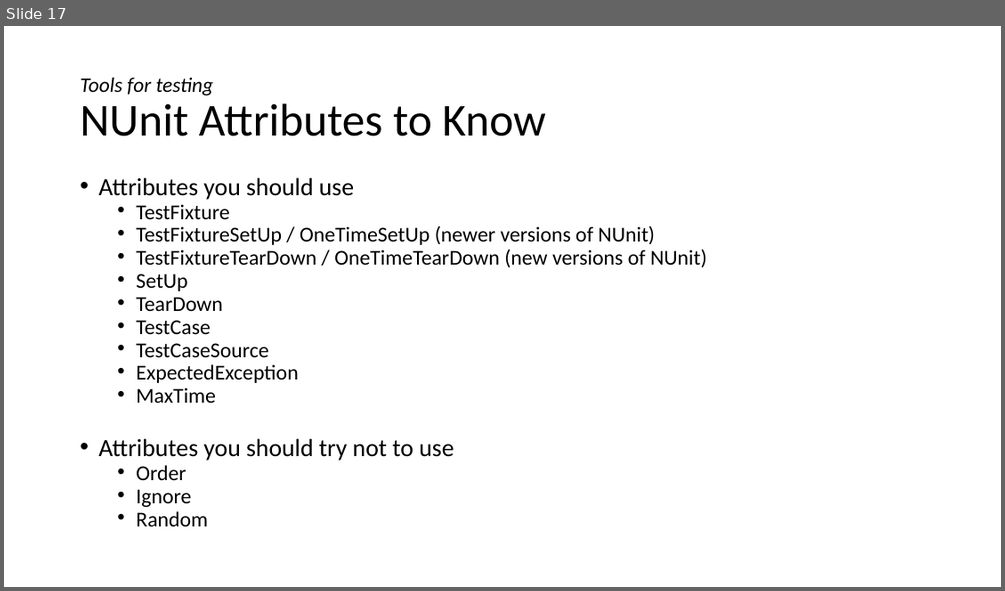
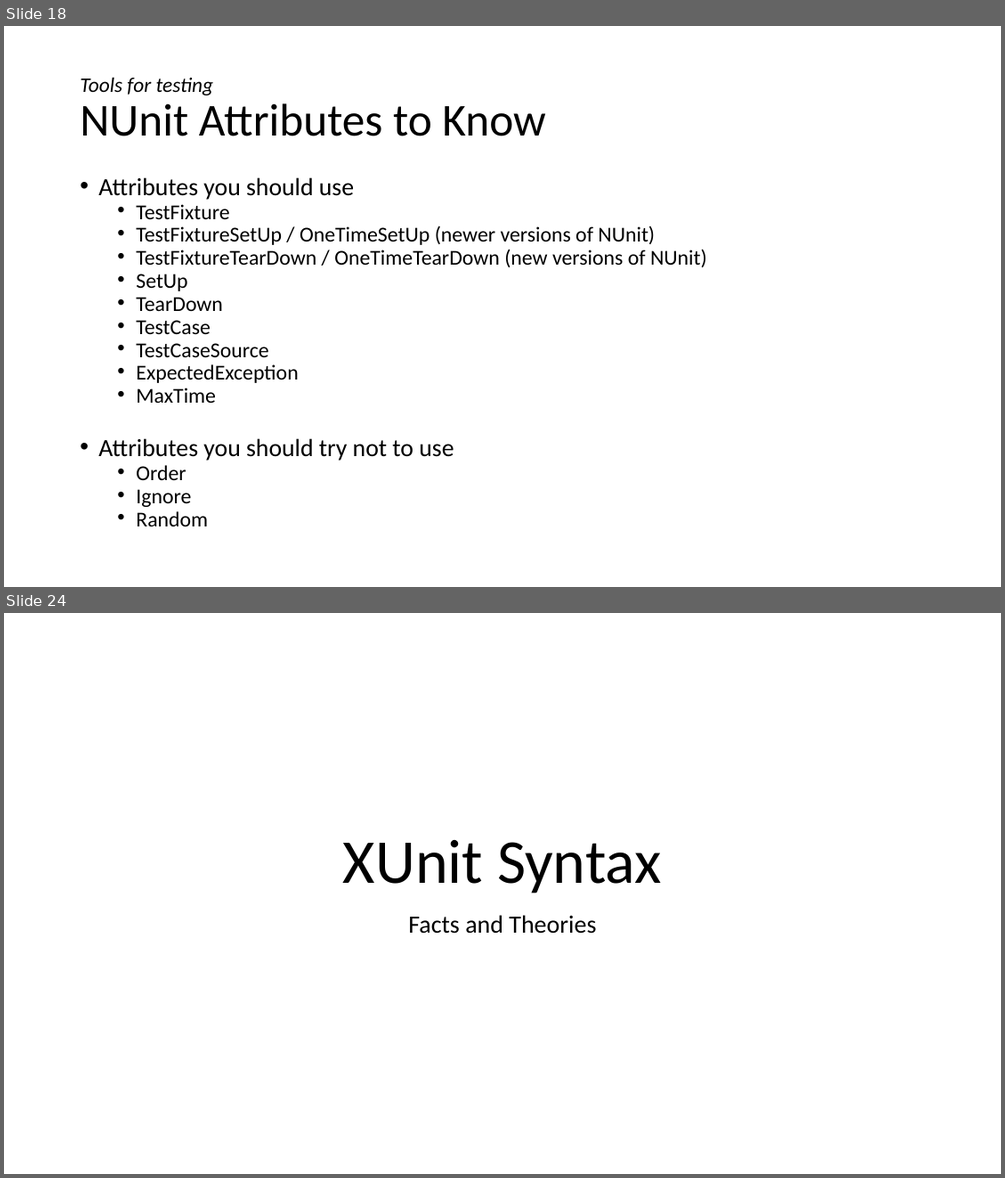
Before and after one commit to dnllowe/testing-presentation, a slide deck: testing-presentation.pptx. Shown one above the other, each under a label of ours: slide 17 before the commit, slides 18 and 24 after it; the slides between them are not shown. The pictures are 1005x591 and 1005x1178 pixels, drawn with LibreOffice and Linux fonts; fonts in the diff are those of the drawing. Boxes give left, top, right and bottom in pixels: in the first picture for what was removed or moved away, otherwise in the second. Text is boxed around its words. In the diff, an @@ line names an element or a change of style, - is before the commit and + after.

```diff
--- a/testing-presentation.pptx
+++ b/testing-presentation.pptx
@@ slide 24 added at [4,613,1001,1174], background #FFFFFF @@
@@ title added at [343,840,662,893], 60 pt, text #000000 @@
+XUnit Syntax
@@ subtitle added at [408,915,596,933], 24 pt, text #000000 @@
+Facts and Theories
@@ what was slide 17 is now slide 18 @@
```
Also in this commit, not shown: 7 slides changed, 7 other slides added, 6 other files.
